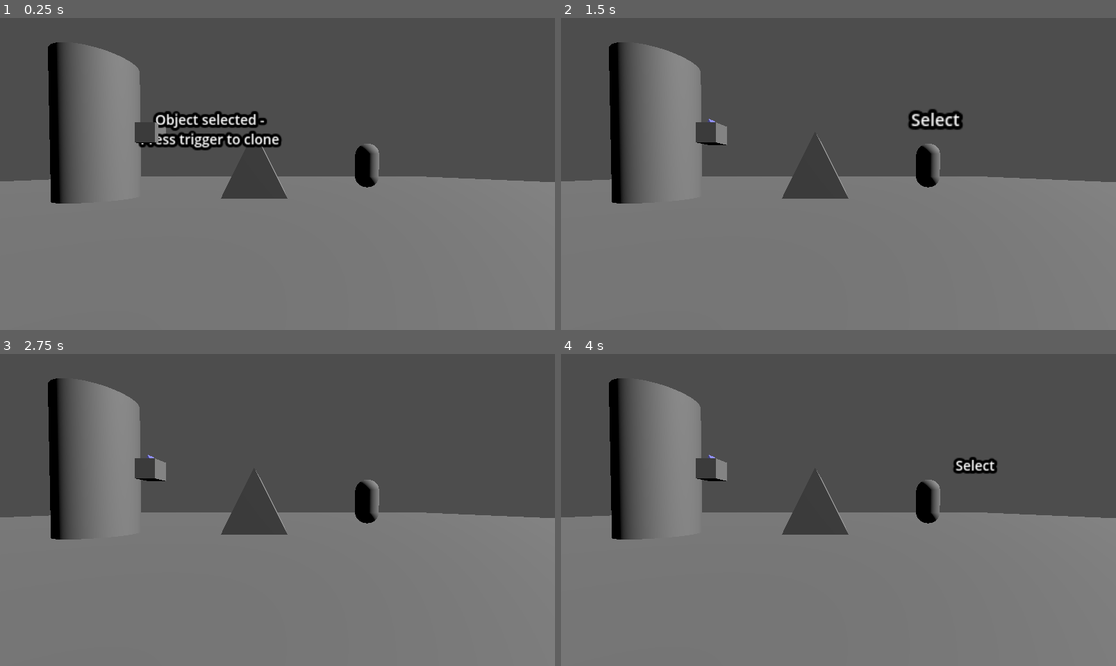
Above: before the commit, frames 1-4 (two rows, left to right).
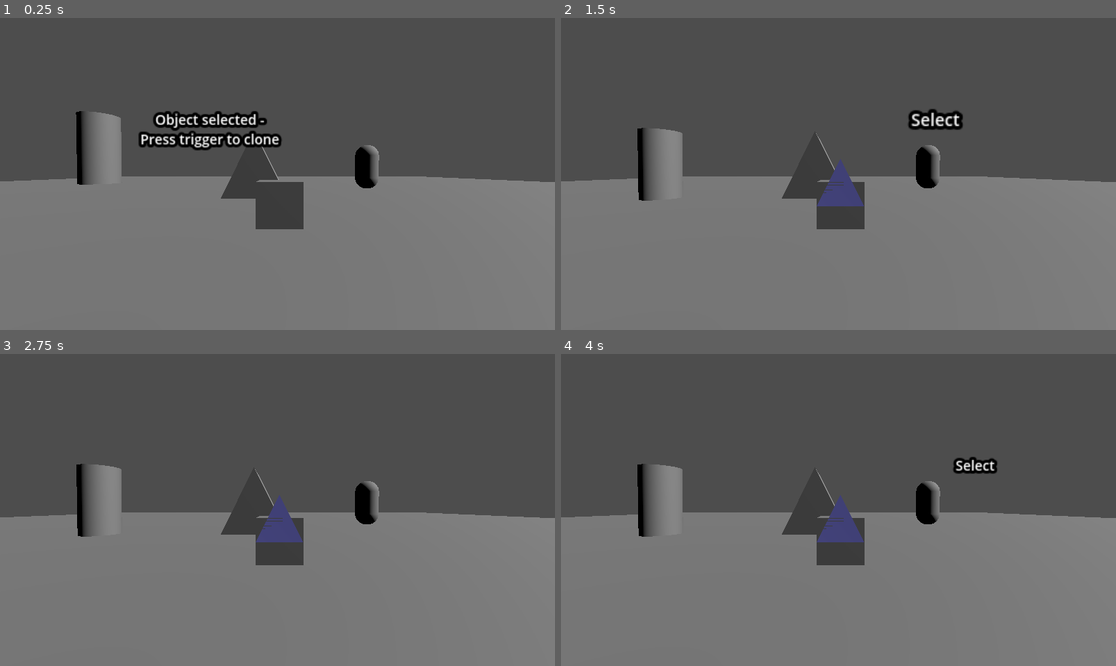
Above: after the commit, the same moments.

Repository: g-vidhulakripali/Vodoo
Game: Godot game, scene res://Root.tscn
Two runs of this game, one before a commit and one after it. Both use one fixed random seed, a clock stepped at 60 frames per second and the inputs below.
Inputs:
- Up to frame 1 (0.25 s): no input
- Up to frame 2 (1.5 s): tap Enter (ui_accept) at 0.5, 0.77 s; hold Right (move_right) 0.53-1.28 s; hold Space (simulate_trigger) 0.53-1.28 s; hold S (move_back) from 1.28 s (still down); tap Space (simulate_trigger) at 1.35 s
- Up to frame 3 (2.75 s): tap Enter (ui_accept) at 1.52 s; release S (move_back) at 2.03 s; hold Right (move_right) from 2.03 s (still down); hold Space (simulate_trigger) from 2.03 s (still down)
- Up to frame 4 (4 s): tap Enter (ui_accept) at 2.75, 3.02, 3.77 s; release Right (move_right) at 2.78 s; release Space (simulate_trigger) at 2.78 s; hold W (move_forward) 2.78-3.53 s; tap Space (simulate_trigger) at 2.85 s; hold Left (move_left) from 3.53 s (still down); hold Space (simulate_trigger) from 3.53 s (still down)

The runs differ from the first frame. In frame 1, 5.8% of the frame differs, in the area x 8-69%, y 7-68%; in frame 2, 6.5%; in frame 3, 6.5%; in frame 4, 6.5%.

Commit message:
Resized the voodo

Diff:
--- a/Pickable.tscn
+++ b/Pickable.tscn
@@ -14,29 +14,33 @@
 
 [node name="Pickable" type="Node3D"]
 
-[node name="StaticBody3D" type="StaticBody3D" parent="." groups=["Pickable"]]
+[node name="Item1" type="RigidBody3D" parent="." groups=["Pickable"]]
 transform = Transform3D(1, 0, 0, 0, 1, 0, 0, 0, 1, 0, 0.483387, 0)
 
-[node name="MeshInstance3D" type="MeshInstance3D" parent="StaticBody3D"]
+[node name="MeshInstance3D" type="MeshInstance3D" parent="Item1"]
 mesh = SubResource("PrismMesh_bx1qx")
 
-[node name="CollisionShape3D" type="CollisionShape3D" parent="StaticBody3D"]
+[node name="CollisionShape3D" type="CollisionShape3D" parent="Item1"]
 shape = SubResource("BoxShape3D_u6t7r")
 
-[node name="StaticBody3D2" type="StaticBody3D" parent="." groups=["Pickable"]]
-transform = Transform3D(0.5, 0, 0, 0, 0.5, 0, 0, 0, 0.5, 2.40098, 0.526364, -1.16251)
+[node name="Item2" type="RigidBody3D" parent="." groups=["Pickable"]]
+transform = Transform3D(1, 0, 0, 0, 1, 0, 0, 0, 1, 2.40087, 0.536998, -1.16617)
 
-[node name="MeshInstance3D" type="MeshInstance3D" parent="StaticBody3D2"]
+[node name="MeshInstance3D" type="MeshInstance3D" parent="Item2"]
+transform = Transform3D(0.5, 0, 0, 0, 0.5, 0, 0, 0, 0.5, 0, 0, 0)
 mesh = SubResource("CapsuleMesh_bx1qx")
 
-[node name="CollisionShape3D" type="CollisionShape3D" parent="StaticBody3D2"]
+[node name="CollisionShape3D" type="CollisionShape3D" parent="Item2"]
+transform = Transform3D(0.5, 0, 0, 0, 0.5, 0, 0, 0, 0.5, 0, 0, 0)
 shape = SubResource("CapsuleShape3D_u6t7r")
 
-[node name="RigidBody3D" type="RigidBody3D" parent="." groups=["Pickable"]]
+[node name="Item3" type="RigidBody3D" parent="." groups=["Pickable"]]
 transform = Transform3D(1, 0, 0, 0, 1, 0, 0, 0, 1, -2.29794, 1.00433, 0.462883)
 
-[node name="MeshInstance3D" type="MeshInstance3D" parent="RigidBody3D"]
+[node name="MeshInstance3D" type="MeshInstance3D" parent="Item3"]
+transform = Transform3D(0.5, 0, 0, 0, 0.5, 0, 0, 0, 0.5, 0, 0, 0)
 mesh = SubResource("CylinderMesh_bx1qx")
 
-[node name="CollisionShape3D" type="CollisionShape3D" parent="RigidBody3D"]
+[node name="CollisionShape3D" type="CollisionShape3D" parent="Item3"]
+transform = Transform3D(0.5, 0, 0, 0, 0.5, 0, 0, 0, 0.5, 0, 0, 0)
 shape = SubResource("CylinderShape3D_u6t7r")
--- a/Root.tscn
+++ b/Root.tscn
@@ -40,7 +40,7 @@
 [node name="Pickable" parent="XROrigin3D/Pickableitem" groups=["Voodoo_Technique"] instance=ExtResource("2_24d08")]
 
 [node name="Voodo-L" type="XRController3D" parent="XROrigin3D"]
-transform = Transform3D(0.1, 0, 0, 0, 0.1, 0, 0, 0, 0.1, -0.314254, 0.603536, 2.42065)
+transform = Transform3D(0.2, 0, 0, 0, 0.2, 0, 0, 0, 0.2, 0.355381, 0.265367, 2.53129)
 tracker = &"left_hand"
 
 [node name="Holder" type="Node3D" parent="XROrigin3D/Voodo-L"]
--- a/voodo_r.gd
+++ b/voodo_r.gd
@@ -59,62 +59,9 @@
 	if ray_cast.is_colliding():
 		floating_prompt.text = "Object selected - \n Press trigger to clone"
 		collider = ray_cast.get_collider()
-		#if collider.is_in_group("Pickable"):
-			#pass
-			##print("This is a pickable group", collider.name)
-			#
-		#if collider:
-			#pass
-			#print("Pickable detected", collider.name)
-
-		#if collider.is_in_group("Pickable"):
-			#mesh_instance = find_mesh_recursive(collider)
-			#if mesh_instance and voodoo_left_mesh:
-				#pass
-				##voodoo_left_mesh.mesh = mesh_instance.mesh
-				##print("Voodoo mesh updated to:", mesh_instance.name)
-			#else:
-				#floating_prompt.visible = false
-				#print("Could not find MeshInstance3D in collider or voodoo_left_mesh is missing")
-
-
-
-				#voodoo_left_mesh.mesh = mesh_instance.mesh
-			#voodoo_left_mesh.mesh = collider.mesh
-			#var mesh_child = collider.get_node_or_null("MeshInstance3D")
-			#voodoo_left_mesh.mesh = mesh_child.mesh
-
-			#var mesh_child =  collider.find_child("" , true, false)
-	#
-			#voodoo_left_mesh.mesh = mesh_instance.mesh
-			#print("The voddo is cloned",mesh_child.name)
-
-			#voodoo_left_mesh.override = collider.material.override
 	else:
 		floating_prompt.text = "Select"
 		isClicked = false
-
-
-	#var start = ray_cast.global_transform.origin
-	#var end = start+ray_cast.global_transform.basis.z* -ray_cast.target_position.length()
-	#var st = SurfaceTool.new()
-	#st.begin(Mesh.PRIMITIVE_LINES)
-	#st.set_color(Color.RED)
-	#st.add_vertex(start)
-	#st.add_vertex(end)
-
-
-	#var mesh = st.commit()
-	#ray_visual.mesh = mesh
-
-func find_mesh_recursive(node: Node) -> MeshInstance3D:
-	for child in node.get_children():
-		if child is MeshInstance3D:
-			return child
-		var found = find_mesh_recursive(child)
-		if found:
-			return found
-	return null
 
 func _input(event: InputEvent) -> void:
 	if event.is_action_pressed("simulate_trigger"):
@@ -126,7 +73,12 @@
 	var highlight_mat = func (m3d : MeshInstance3D):
 		m3d.material_override = override_material
 	var scaling = func (m3d: MeshInstance3D):
-		m3d.transform.scaled(Vector3(0.1,0.1,0.1))
+		print("Will this work")
+		m3d.scale = Vector3(0.1,0.1,0.1)
+		#m3d.transform.scaled(Vector3(0.1,0.1,0.1))
+	var scalingCollion = func (m3d: CollisionShape3D):
+		m3d.scale = Vector3(0.1,0.1,0.1)
+		#m3d.transform.scaled(Vector3(0.1,0.1,0.1))
 	if name == "trigger_click":
 		if !voodo_enabled.is_empty():
 			holder.remove_child(voodo_enabled[0])
@@ -134,26 +86,24 @@
 		#print(voodo_enabled[0].name  + " on button clicked")
 		if collider and  collider.is_in_group("Pickable"):
 			print(collider.name + " collider vodo ", voodo_enabled)
-			cloned_instance = collider.duplicate(true)
+			#cloned_instance = collider.duplicate(true)
+			var clone := collider.duplicate(true) as Node3D
 			if voodo_enabled.is_empty():
-				voodo_enabled.append(cloned_instance)
+				var vc=Voodoo.new()
+				voodo_enabled.append(clone)
 				holder.add_child(voodo_enabled[0])
 				print("Is it working? " , voodo_enabled)
+				voodo_enabled[0].freeze = true
+				vc.origin = voodo_enabled[0]
+				vc.voodoo = clone
+
+				voodoo_list.append(vc)
+
 				apply_to_subtree(voodo_enabled[0],'MeshInstance3D',highlight_mat)
-				voodo_enabled[0].global_scale(Vector3(0.5,0.5,0.5))
-				#voodo_enabled[0].global_translate(holder.global_position)
-			#holder.add_child(cloned_instance)
-			#voodoo_left_mesh.add_child(voodo_enabled[0].duplicate())
-		#if collider.is_in_group("Pickable"):
-			#mesh_instance = find_mesh_recursive(collider)
-			#if mesh_instance and voodoo_left_mesh:
-				#voodoo_left_mesh.mesh = mesh_instance.mesh
-				##print("Voodoo mesh updated to:", mesh_instance.name)
-			#else:
-				#print("Here")
-				#floating_prompt.visible = false
 
-
+				#apply_to_subtree(voodo_enabled[0],'MeshInstance3D',scaling)
+				#apply_to_subtree(voodo_enabled[0],'CollisionShape3D',scalingCollion)
+				#voodo_enabled[0].global_scale(Vector3(0.5,0.5,0.5))
 
 	if !isClicked:
 		print("fhjshfdhjk")
